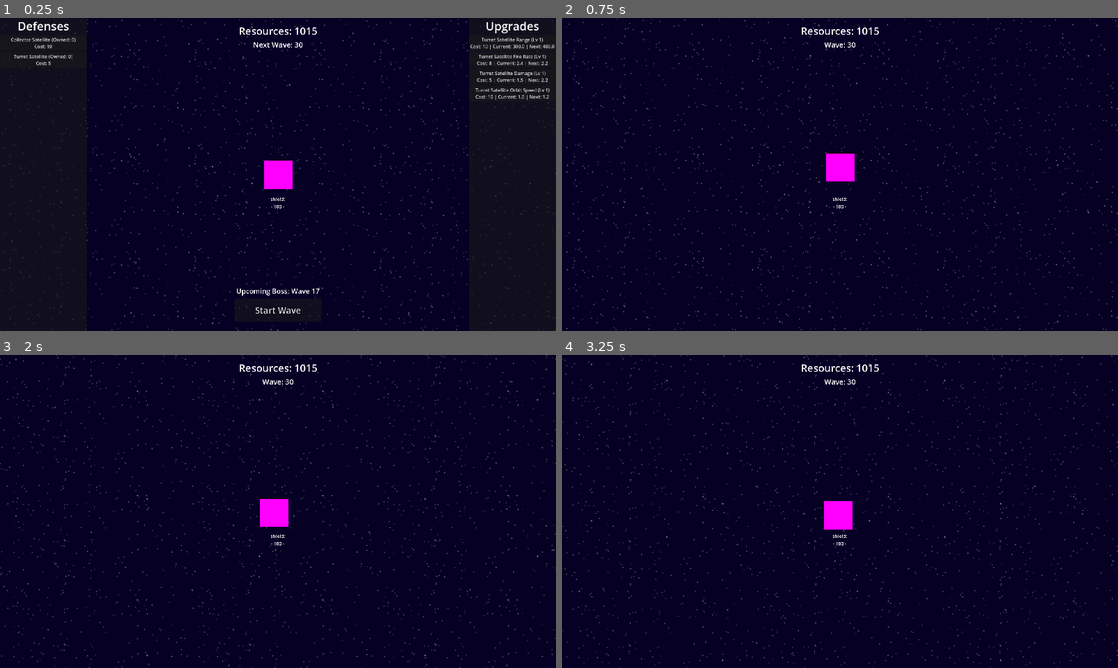
Above: before the commit, frames 1-4 (two rows, left to right).
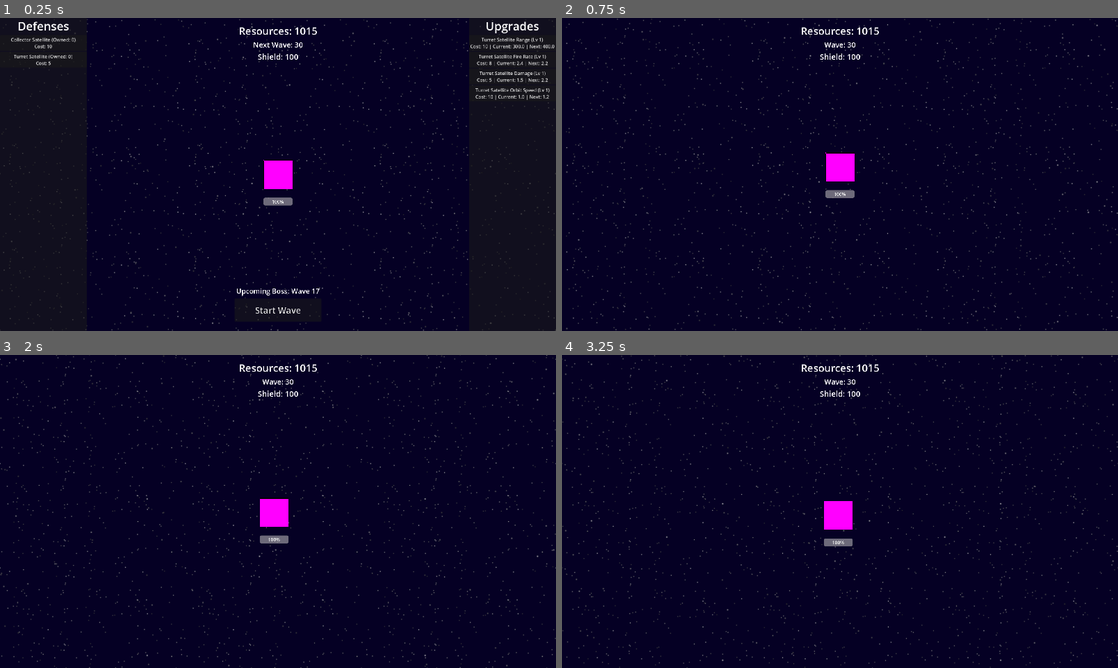
Above: after the commit, the same moments.

Repository: naeemR123/Learners-Game-Jam--2
Game: Godot game, scene res://Scenes/main.tscn
The game is run twice, just before and just after one commit, with the same random seed, the same clock (stepped at 60 frames per second) and the same inputs.
Inputs (mouse positions are in pixels of both pictures, inside the frame that each line leads up to):
- Up to frame 1 (0.25 s): no input
- Up to frame 2 (0.75 s): click "Start Wave" at 0.5 s
- Up to frame 3 (2 s): tap Enter at 1.25, 1.35 s; move the mouse to (400, 495) at 1.27 s; click (400, 495) at 1.42 s
- Up to frame 4 (3.25 s): move the mouse to (728, 527) at 2.02 s; tap Enter at 2.1, 2.85 s; click (728, 527) at 2.17 s; move the mouse to (895, 442) at 2.77 s; click (895, 442) at 2.92 s

The runs differ from the first frame. In frame 1, 0.2% of the frame differs, in the area x 46-54%, y 11-61%; in frame 2, 0.2%; in frame 3, 0.2%; in frame 4, 0.2%.

Commit message:
Added shield bar to planet. Moved shield stat

Diff:
--- a/Scenes/planet.tscn
+++ b/Scenes/planet.tscn
@@ -17,3 +17,18 @@
 
 [node name="Sprite2D" type="Sprite2D" parent="." unique_id=150084469]
 texture = SubResource("PlaceholderTexture2D_xehyc")
+
+[node name="ProgressBar" type="ProgressBar" parent="." unique_id=966506125]
+custom_minimum_size = Vector2(100, 20)
+custom_maximum_size = Vector2(400, 60)
+anchors_preset = 5
+anchor_left = 0.5
+anchor_right = 0.5
+offset_left = -50.0
+offset_top = 79.72
+offset_right = 50.0
+offset_bottom = 106.72008
+grow_horizontal = 2
+size_flags_vertical = 8
+max_value = 10.0
+step = 1.0
--- a/Scenes/ui.tscn
+++ b/Scenes/ui.tscn
@@ -28,19 +28,19 @@
 horizontal_alignment = 1
 
 [node name="PlanetShield" type="Label" parent="." unique_id=262793332]
-anchors_preset = -1
+custom_minimum_size = Vector2(100, 70)
+custom_maximum_size = Vector2(300, 140)
+anchors_preset = 5
 anchor_left = 0.5
-anchor_top = 0.5
 anchor_right = 0.5
-anchor_bottom = 0.5
-offset_left = -34.0
-offset_top = 72.75
-offset_right = 34.0
-offset_bottom = 121.75
+offset_left = -150.0
+offset_top = 115.0
+offset_right = 150.0
+offset_bottom = 185.0
 grow_horizontal = 2
-grow_vertical = 2
-text = "Shield:
-- 10 -"
+size_flags_vertical = 1
+theme_override_font_sizes/font_size = 27
+text = "Shield: 10"
 horizontal_alignment = 1
 
 [node name="ShopContainer" type="Control" parent="." unique_id=555884059]
--- a/Scripts/main.gd
+++ b/Scripts/main.gd
@@ -73,7 +73,8 @@
 
 	if custom_shield:
 		game.active_stats["global"]["planet_shield"] = shield_amount
-		print("[DEBUG] Custom Shield Debug: ENABLED | Added %d shield" % shield_amount)
+		game.max_planet_shield = shield_amount
+		print("[DEBUG] Custom Shield Debug: ENABLED | Added %d shield , Set max_planet_shield to %d" % [shield_amount, game.max_planet_shield])
 
 	if custom_asteroid_speed:
 		asteroid_spawner.custom_asteroid_speed = true
--- a/Scripts/planet.gd
+++ b/Scripts/planet.gd
@@ -1 +1,26 @@
 extends Area2D
+
+
+@onready var game := Game_Manager
+
+@onready var shield_bar : ProgressBar = $ProgressBar
+
+
+func _ready() -> void:
+
+	game.shield_changed.connect(_update_shield_ui)
+	shield_bar.step = 1
+
+	_update_shield_ui.call_deferred()
+
+func _update_shield_ui() -> void:
+
+	#print("[DEBUG] update_shield function fired.")
+
+	# Gets shield value from active_stats Array in Game_Manager
+	var current_shield = game.active_stats["global"]["planet_shield"]
+	shield_bar.min_value = 0
+	shield_bar.max_value = game.max_planet_shield
+	shield_bar.value = current_shield
+
+	#print("[DEBUG] current_shield reads: %d, shield_bar.value reads: %d" % [current_shield, shield_bar.value])
--- a/Scripts/ui.gd
+++ b/Scripts/ui.gd
@@ -30,32 +30,32 @@
 
 
 func _ready() -> void:
-	game.resources_changed.connect(update_r_ui)				# signals from Game_Manager
-	game.shield_changed.connect(update_shield_ui)			# ^
+	game.resources_changed.connect(_update_r_ui)				# signals from Game_Manager
+	game.shield_changed.connect(_update_shield_ui)			# ^
 	game.game_over.connect(game_over_event)					# ^
 
-	wave.wave_complete.connect(shop_ui)						# signal from WaveManager
+	wave.wave_complete.connect(_shop_ui)						# signal from WaveManager
 
 	retry_button.pressed.connect(_on_retry_button_pressed)	# signal from button in ui.tscn
 	start_wave_button.pressed.connect(_on_start_wave_button_pressed)
 
 	# Deferred so these read final values; waits for sibling's _ready() debug settings
 	# Refresh ui with current stats upon loading
-	update_r_ui.call_deferred()
-	update_shield_ui.call_deferred()
-	shop_ui.call_deferred()
+	_update_r_ui.call_deferred()
+	_update_shield_ui.call_deferred()
+	_shop_ui.call_deferred()
 
 # Refreshes resource display ui
-func update_r_ui():
+func _update_r_ui():
 	rlabel.text = "Resources: " + str(game.resources)
 
 
 # Refreshes Planet shield display ui
-func update_shield_ui():
+func _update_shield_ui():
 
 	# Gets shield value from active_stats Array in Game_Manager
 	var current_shield = game.active_stats["global"]["planet_shield"]
-	planet_shield.text = "shield:\n- " + str(current_shield) + " -"
+	planet_shield.text = "Shield: " + str(current_shield)
 
 
 # Runs reset function in Game_Manager
@@ -67,7 +67,7 @@
 
 func _on_start_wave_button_pressed():
 	wave.start_wave()
-	shop_ui()
+	_shop_ui()
 
 
 
@@ -77,7 +77,7 @@
 
 
 # Displays and handles shop screen ui
-func shop_ui() -> void:
+func _shop_ui() -> void:
 
 
 	# Displays Shop and UI info based on if the wave is active
